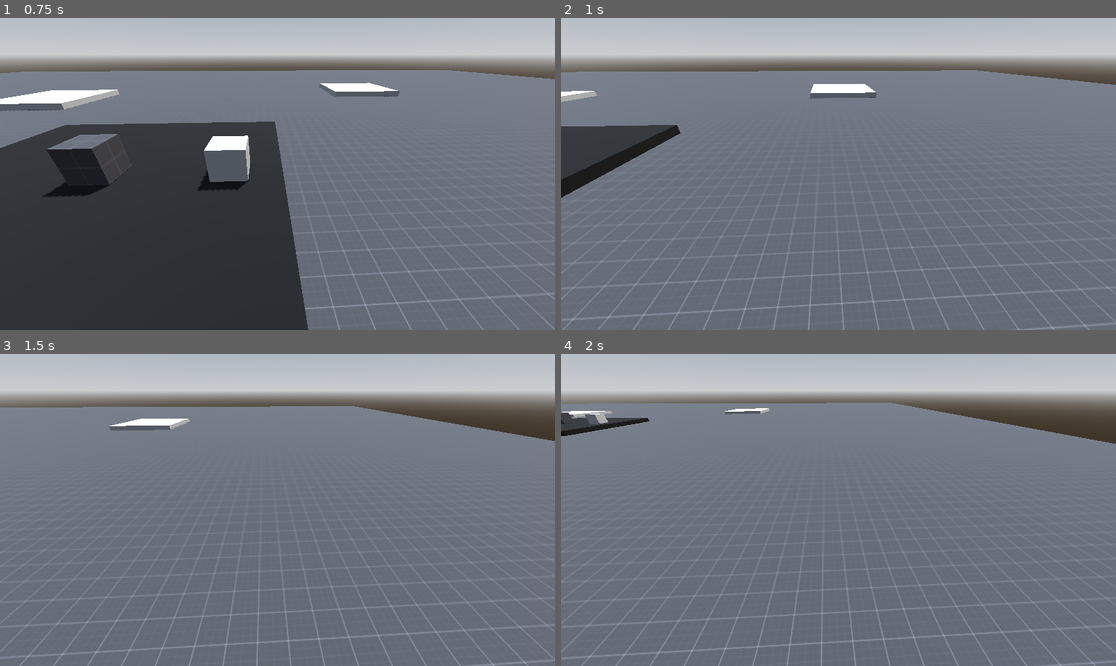
Above: before the commit, frames 1-4 (two rows, left to right).
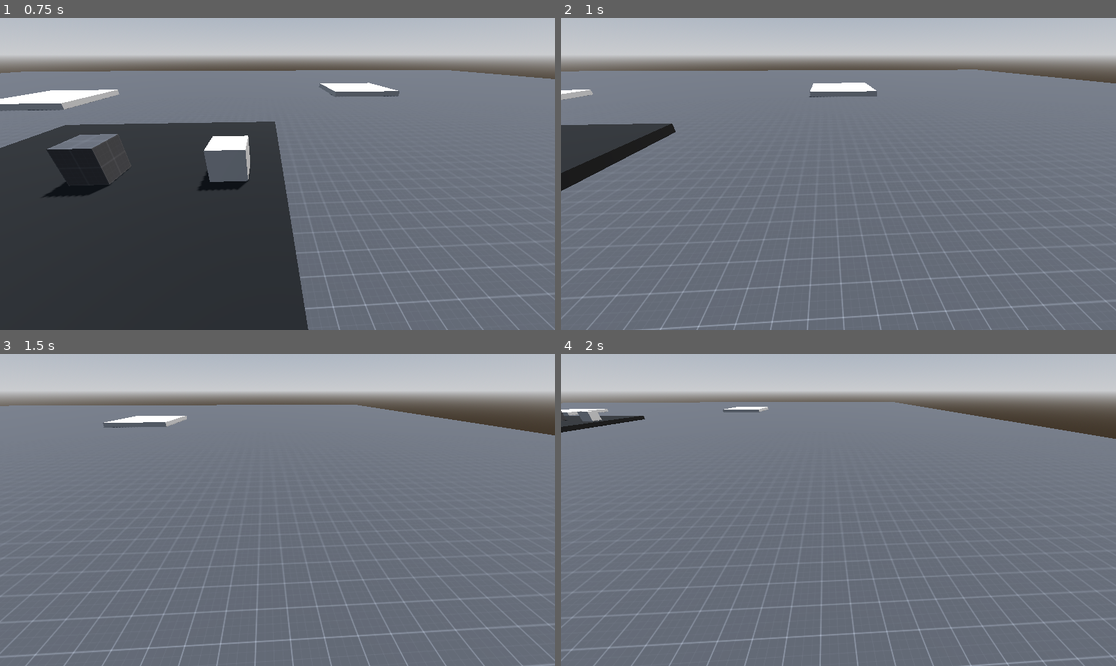
Above: after the commit, the same moments.

Repository: R1fty0/settlement_game
Game: Godot game, scene res://scenes/main.tscn
Same seed, same stepped clock (60 frames per second), same inputs: the game is played once before the commit and once after it.
Inputs (mouse positions are in pixels of both pictures, inside the frame that each line leads up to):
- Up to frame 1 (0.75 s): tap Enter at 0.5 s; move the mouse to (399, 158) at 0.52 s; press the mouse at (399, 158) at 0.53 s; hold D (move_right) from 0.53 s (still down)
- Up to frame 2 (1 s): keep holding D (move_right); tap Mouse wheel up (zoom_camera_in) at 0.8 s
- Up to frame 3 (1.5 s): move the mouse to (166, 525) at 1.27 s; release D (move_right) at 1.28 s; release the mouse at (166, 525) at 1.28 s; hold S (move_down) from 1.28 s (still down); tap Mouse wheel up (zoom_camera_in) at 1.35 s; click (166, 525) at 1.42 s
- Up to frame 4 (2 s): keep holding S (move_down); tap Mouse wheel down (zoom_camera_out) at 1.55 s

Frame 1 is identical in both runs. In frame 2, 3.9% of the frame differs, in the area x 0-100%, y 16-100%; in frame 3, 3.4%; in frame 4, 3.9%, in the area x 0-100%, y 15-100%.

Commit message:
asset: state and state machine scripts from retroshooter

Diff:
--- a/common/components/mouse_interaction_component.gd
+++ b/common/components/interaction_component.gd
@@ -1,15 +1,19 @@
 extends Area3D
-class_name MouseInteractionComponent
+class_name InteractionComponent
 
 # NOTE: All meshes that use this component require a weighted normals modifier in Blender.
 # Credit: https://www.youtube.com/watch?v=CG0TMH8D8kY
 
+signal selected
+signal unselected
+
+@export_category("Outlines")
 @export var mesh: MeshInstance3D
 @export var outline_material: Material
 @export var selection_material: Material
 @export var collision_body: CollisionObject3D
 
-var selected: bool = false
+var is_selected: bool = false
 
 func _ready() -> void:
 	# Connect relevant signals.
@@ -18,7 +22,7 @@
 		collision_body.mouse_exited.connect(_on_mouse_exited)
 		collision_body.input_event.connect(_on_input_event)
 	else:
-		push_error("Missing collision body for outline component: " + str(name))
+		push_error("Missing collision body reference for outline component: " + str(name))
 
 func _on_mouse_entered() -> void:
 	# Enable the hover outline.
@@ -33,8 +37,10 @@
 func _on_input_event(camera: Node, event: InputEvent, event_position: Vector3, normal: Vector3, shape_idx: int) -> void:
 	# Select/Deselect Object Outline
 	if event.is_action_pressed("left_mouse_button"):
-		selected = not selected
+		is_selected = not is_selected
 		if selected:
 			mesh.material_overlay = selection_material
+			selected.emit()
 		else:
 			mesh.material_overlay = outline_material
+			unselected.emit()
--- /dev/null
+++ b/common/state_machine/state.gd
@@ -0,0 +1,16 @@
+extends Node
+class_name State
+
+signal transitioned
+
+func enter_state():
+	pass
+
+func exit_state():
+	pass
+
+func state_process(_delta: float):
+	pass
+
+func state_physics_process(_delta: float):
+	pass
--- /dev/null
+++ b/common/state_machine/state_machine.gd
@@ -0,0 +1,36 @@
+extends Node
+class_name StateMachine
+
+## What state should be active off rip.
+@export var initial_state: State
+var current_state: State
+var states: Dictionary
+
+func _ready() -> void:
+	# Add states to dict.
+	for child in get_children():
+		if child is State:
+			states[child.name.to_lower()] = child
+			child.transitioned.connect(_change_state)
+	# Enter initial state.
+	if initial_state:
+		initial_state.enter_state()
+		current_state = initial_state
+
+func _process(delta: float) -> void:
+	if current_state:
+		current_state.state_process(delta)
+
+func _physics_process(delta: float) -> void:
+	current_state.state_physics_process(delta)
+
+func _change_state(state: State, new_state_name: StringName):
+	if state != current_state:
+		return
+	var new_state = states.get(new_state_name.to_lower())
+	if !new_state:
+		return
+	if current_state:
+		current_state.exit_state()
+	new_state.enter_state()
+	current_state = new_state
--- a/scenes/main.tscn
+++ b/scenes/main.tscn
@@ -5,7 +5,7 @@
 [ext_resource type="Script" uid="uid://c4p7f2k2fadyq" path="res://scenes/player/camera_controller/camera_controller.gd" id="3_sugp2"]
 [ext_resource type="Material" uid="uid://btofvmchrrwn7" path="res://resources/materials/selection_material.tres" id="4_tbgi4"]
 [ext_resource type="Material" uid="uid://bd6wf87scg2b4" path="res://resources/materials/outline_material.tres" id="4_tefeu"]
-[ext_resource type="Script" uid="uid://crqf232bs108m" path="res://common/components/mouse_interaction_component.gd" id="5_tbgi4"]
+[ext_resource type="Script" uid="uid://crqf232bs108m" path="res://common/components/interaction_component.gd" id="5_tbgi4"]
 
 [sub_resource type="ProceduralSkyMaterial" id="ProceduralSkyMaterial_sgp6g"]
 sky_horizon_color = Color(0.662243, 0.671743, 0.686743, 1)
--- a/scenes/player/camera_controller/camera_controller.gd
+++ b/scenes/player/camera_controller/camera_controller.gd
@@ -65,8 +65,8 @@
 	var input_direction = Input.get_vector("move_left", "move_right", "move_up", "move_down")
 	var movement_direction = (transform.basis * Vector3(input_direction.x, 0.0, input_direction.y).normalized())
 	var rotate_keys = Input.get_axis("rotate_camera_left", "rotate_camera_right")
-	var zoom_direction = (int(Input.is_action_just_released("zoom_camera_in")) -
-						  int(Input.is_action_just_released("zoom_camera_out")))
+	var zoom_direction = (int(Input.is_action_just_released("zoom_camera_out")) -
+						  int(Input.is_action_just_released("zoom_camera_in")))
 	# Set movement targets
 	move_target += move_speed * movement_direction
 	rotate_keys_target += rotate_keys * rotate_keys_speed
--- /dev/null
+++ b/scenes/settlers/settler.tscn
@@ -0,0 +1,25 @@
+[gd_scene load_steps=6 format=3 uid="uid://smlypxsfeo1v"]
+
+[ext_resource type="PackedScene" uid="uid://cxwk8588amdae" path="res://common/npc/npc.tscn" id="1_g45kt"]
+[ext_resource type="Script" uid="uid://crqf232bs108m" path="res://common/components/interaction_component.gd" id="2_p5r46"]
+[ext_resource type="Material" uid="uid://bd6wf87scg2b4" path="res://resources/materials/outline_material.tres" id="3_asubr"]
+[ext_resource type="Material" uid="uid://btofvmchrrwn7" path="res://resources/materials/selection_material.tres" id="4_d0f46"]
+
+[sub_resource type="CapsuleShape3D" id="CapsuleShape3D_fot4p"]
+
+[node name="Settler" type="Node3D"]
+
+[node name="NPC" parent="." instance=ExtResource("1_g45kt")]
+
+[node name="InteractionComponent" type="Area3D" parent="." node_paths=PackedStringArray("mesh", "collision_body")]
+script = ExtResource("2_p5r46")
+mesh = NodePath("../NPC/MeshInstance3D")
+outline_material = ExtResource("3_asubr")
+selection_material = ExtResource("4_d0f46")
+collision_body = NodePath(".")
+metadata/_custom_type_script = "uid://crqf232bs108m"
+
+[node name="CollisionShape3D" type="CollisionShape3D" parent="InteractionComponent"]
+shape = SubResource("CapsuleShape3D_fot4p")
+
+[editable path="NPC"]
Renamed: common/components/mouse_interaction_component.gd.uid -> common/components/interaction_component.gd.uid
Not shown, added: common/state_machine/state.gd.uid
Not shown, added: common/state_machine/state_machine.gd.uid
